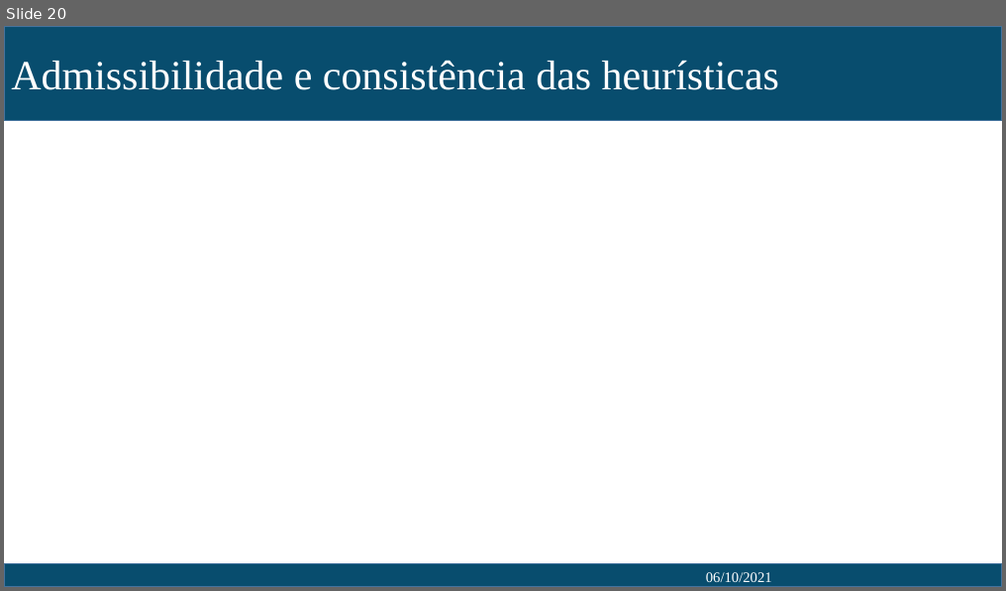
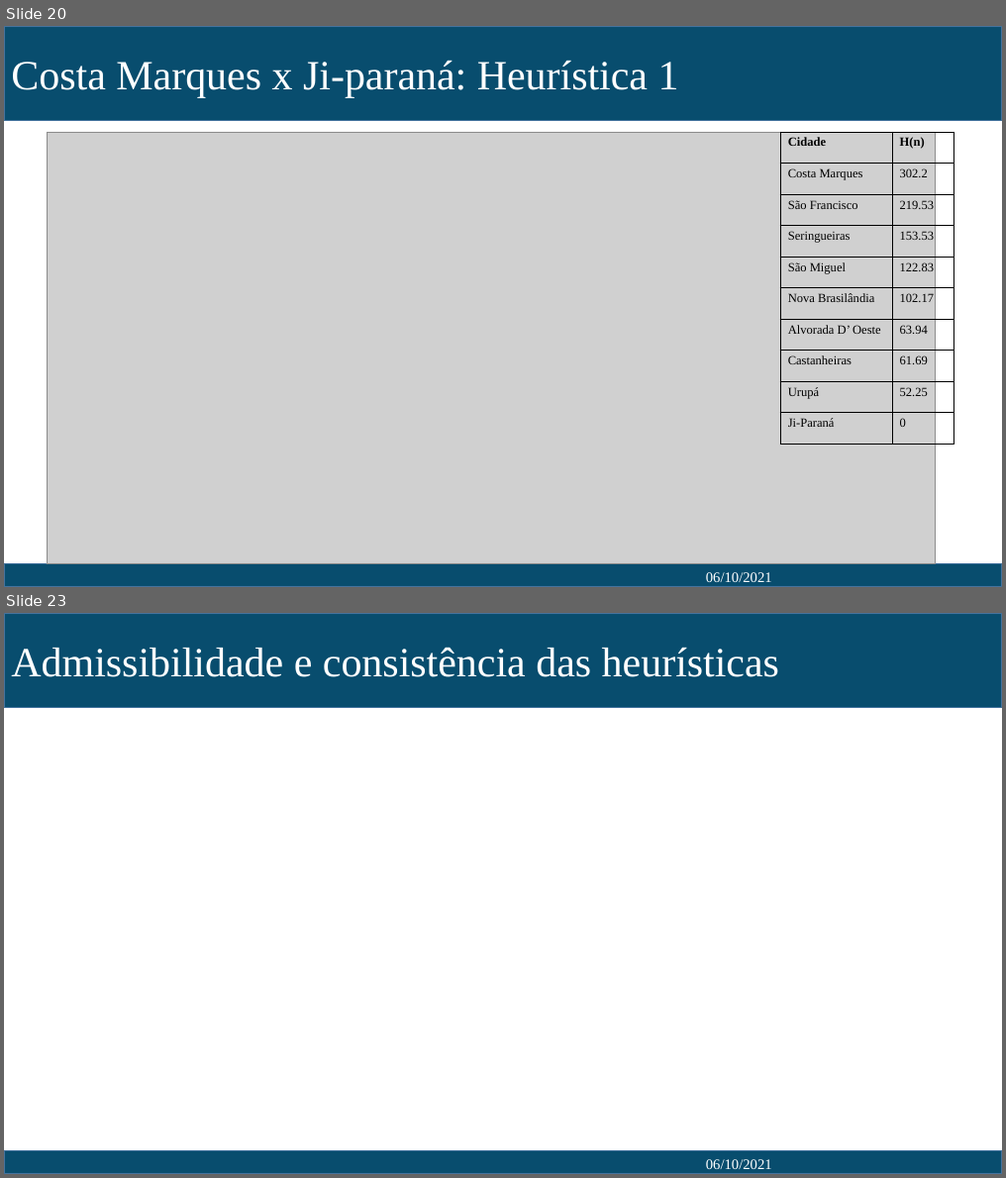
Before and after one commit to Elias-abreu/trabalho_A_star, a slide deck: Apresentação.pptx. Shown one above the other, each under a label of ours: slide 20 before the commit, slides 20 and 23 after it; the slides between them are not shown. The pictures are 1006x591 and 1006x1178 pixels, drawn with LibreOffice and Linux fonts; fonts in the diff are those of the drawing; grey boxes stand for pictures. Boxes give left, top, right and bottom in pixels: in the first picture for what was removed or moved away, otherwise in the second. Text is boxed around its words. In the diff, an @@ line names an element or a change of style, - is before the commit and + after.

Commit message:
Slide

```diff
--- a/Apresentação.pptx
+++ b/Apresentação.pptx
@@ slide 20 added at (4, 26, 1002, 587), background #FFFFFF @@
@@ rectangle added at (4, 26, 1002, 121), fill #084D6E, outline #43739E 1 pt, 40 pt, text #FFFFFF @@
+Costa Marques x Ji-paraná: Heurística 1
@@ picture added at (47, 132, 936, 565) @@
@@ table added at (780, 132, 954, 444), 10 rows, 2 columns @@
+Cidade | H(n)
+Costa Marques | 302.2
+São Francisco | 219.53
+Seringueiras | 153.53
+São Miguel | 122.83
+Nova Brasilândia | 102.17
+Alvorada D’ Oeste | 63.94
+Castanheiras | 61.69
+Urupá | 52.25
+Ji-Paraná | 0
@@ rectangle added at (4, 565, 1002, 587), fill #084D6E, outline #43739E 1 pt @@
@@ text added at (706, 572, 772, 582), 14 pt, text #FFFFFF @@
+06/10/2021
@@ what was slide 20 is now slide 23 @@
```
Also in this commit, not shown: 12 slides changed, 2 other slides added, 1 other file.
